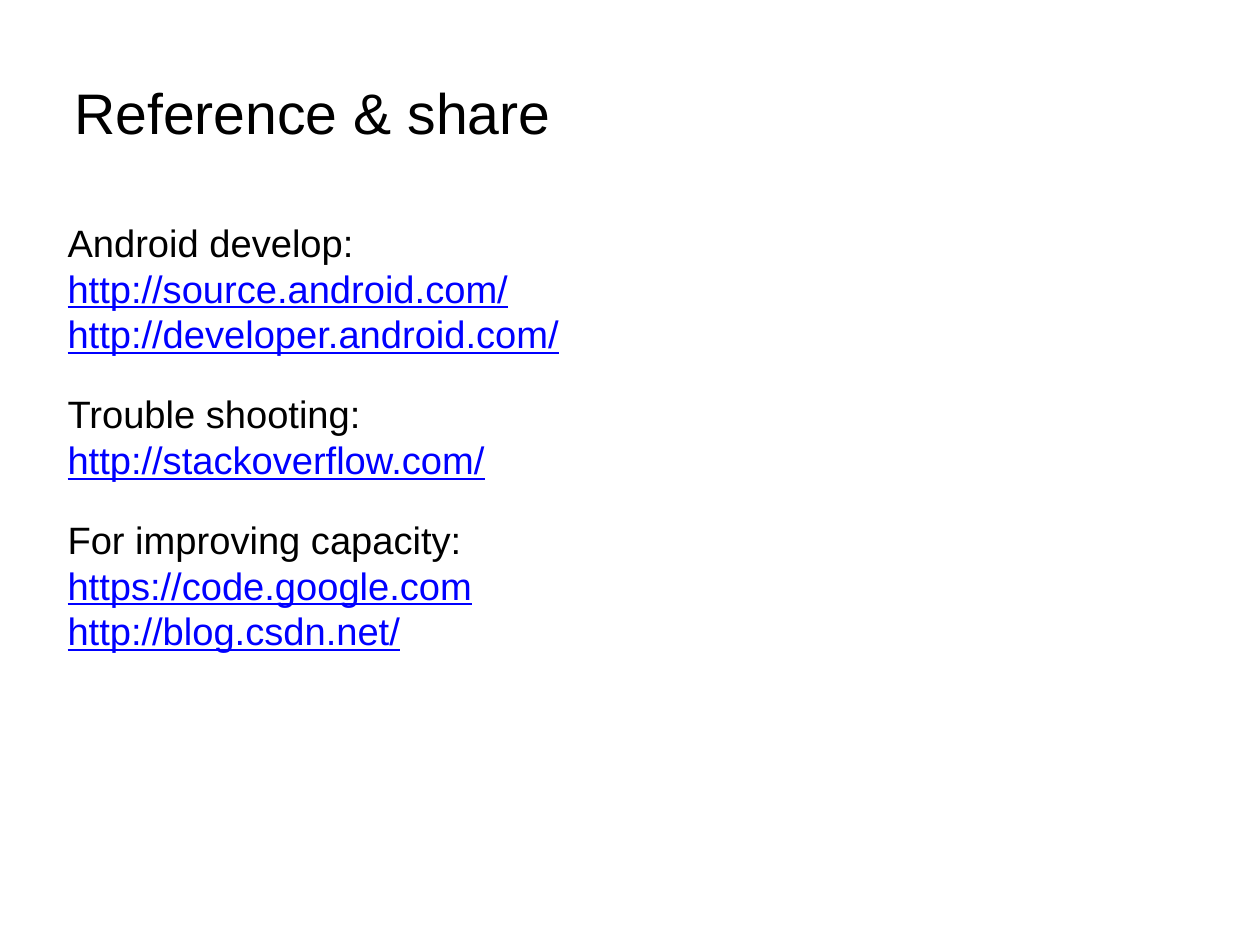
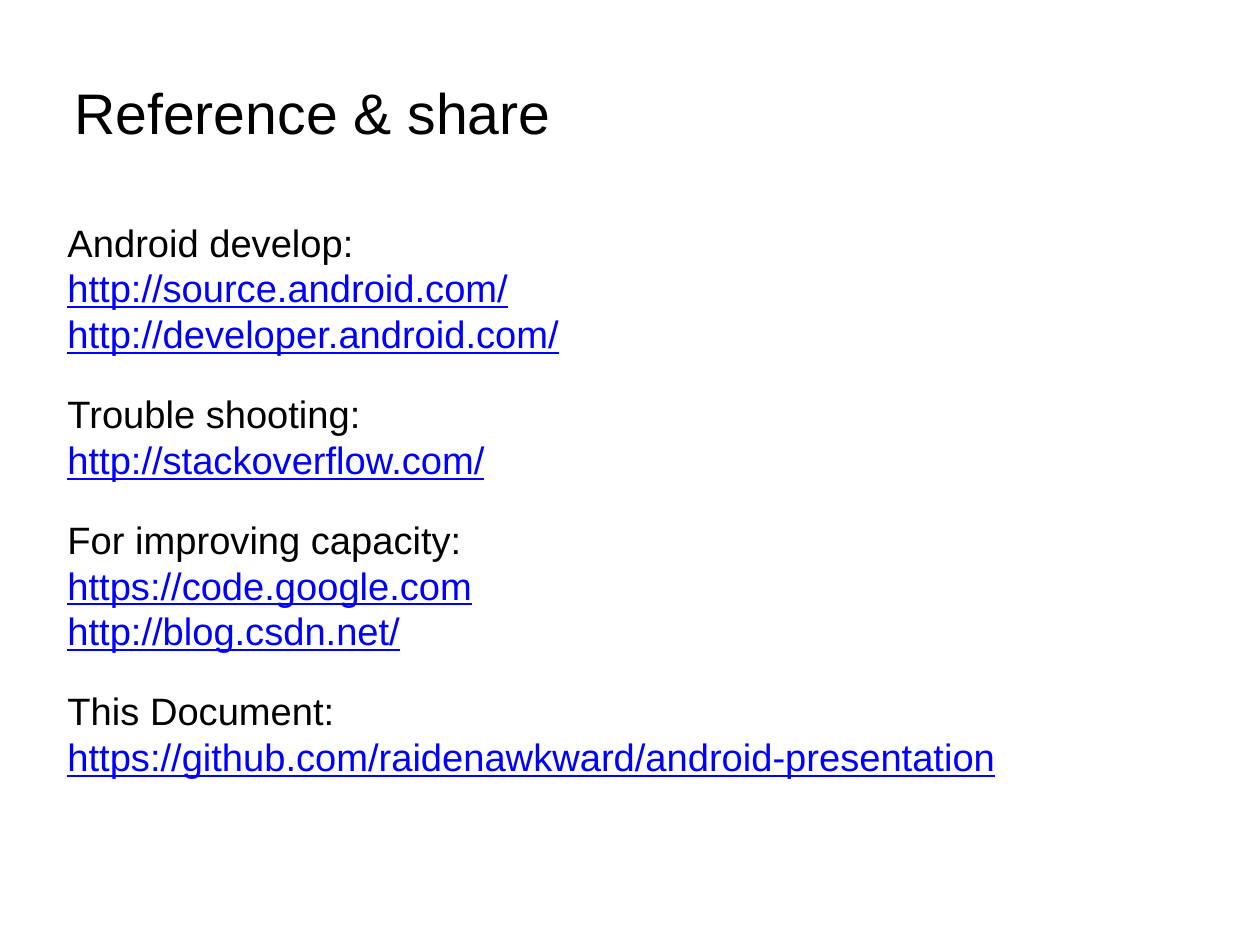
Before and after one commit to raidenawkward/android-presentation, a slide deck: slide 34 of 20140301/[DEV]Android Code Style.pptx. Drawn at 1260x945 pixels with LibreOffice and Linux fonts; fonts in the diff are those of the drawing; background and template pictures are left out. Boxes give left, top, right and bottom in pixels: in the first picture for what was removed or moved away, otherwise in the second. Text is boxed around its words. In the diff, an @@ line names an element or a change of style, - is before the commit and + after.

Commit message:
url on github added

```diff
--- a/20140301/[DEV]Android Code Style.pptx
+++ b/20140301/[DEV]Android Code Style.pptx
@@ text at [67, 697, 994, 779]: paragraphs added @@
+This Document:
+https://github.com/raidenawkward/android-presentation
```
